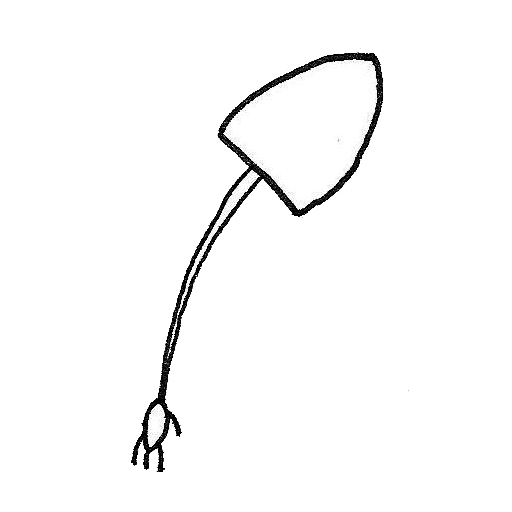
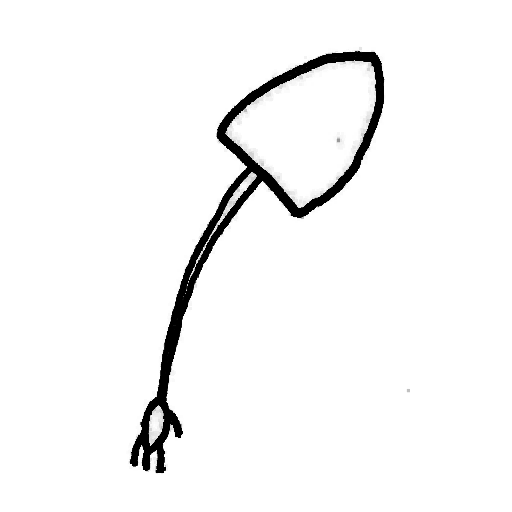
Before/after of a 512x512 layered artwork. What changed in the layer stack:
painted on "Layer 1" over [126, 46, 410, 475]
